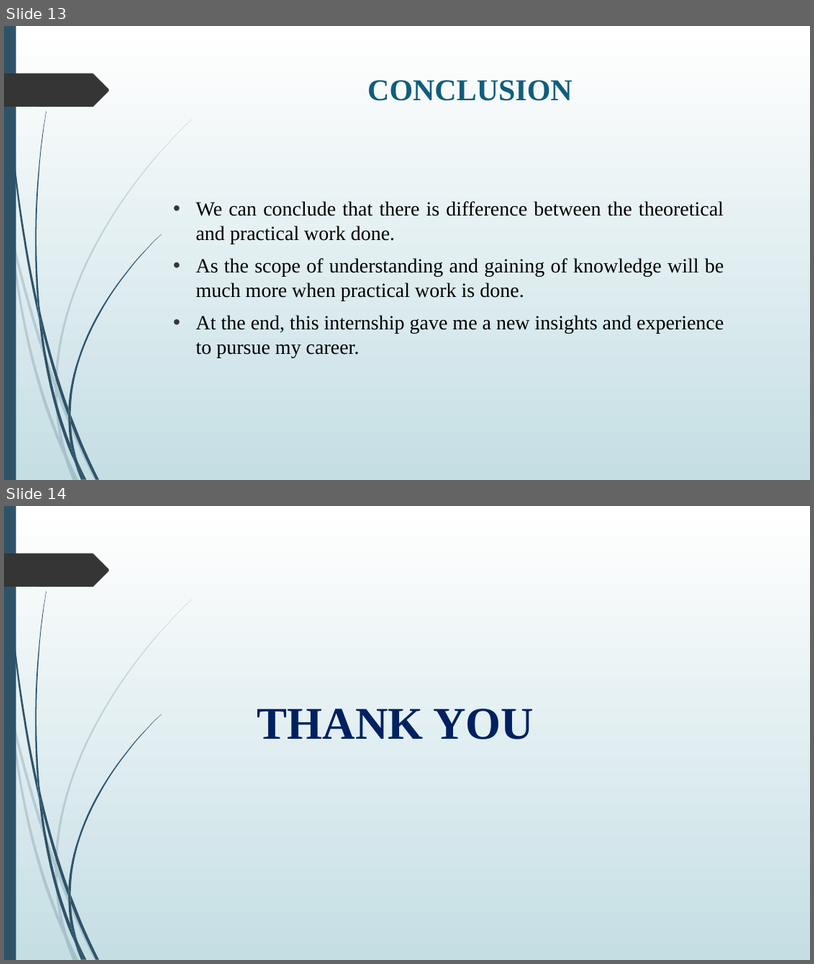
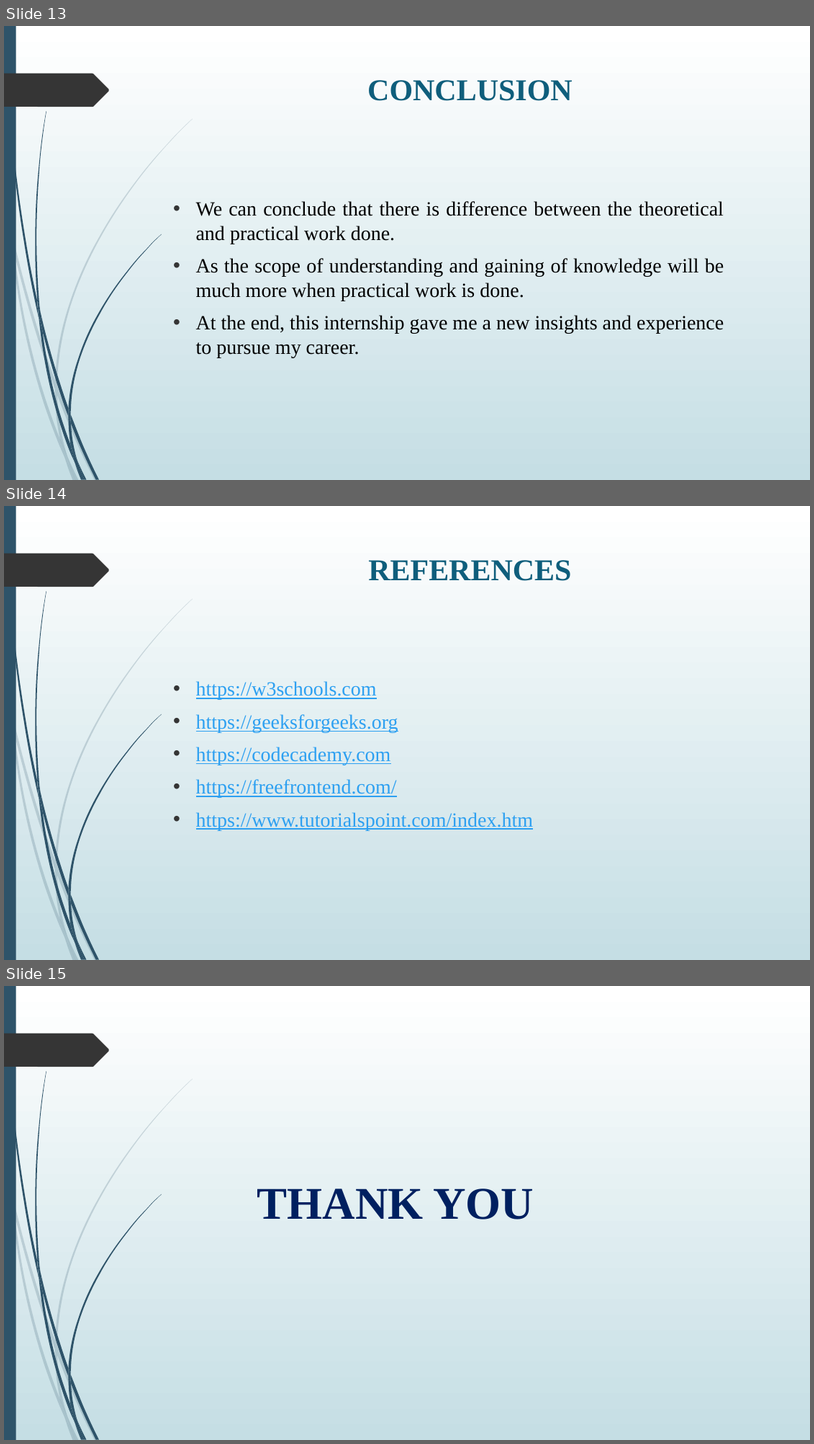
Before and after one commit to Harshith5S/VDP_Solutions, a slide deck: presentation.pptx. Shown one above the other, each under a label of ours: slides 13 and 14 before the commit, slides 13, 14 and 15 after it. The pictures are 814x964 and 814x1444 pixels, drawn with LibreOffice and Linux fonts; fonts in the diff are those of the drawing. Boxes give left, top, right and bottom in pixels: in the first picture for what was removed or moved away, otherwise in the second. Text is boxed around its words. In the diff, an @@ line names an element or a change of style, - is before the commit and + after.

```diff
--- a/presentation.pptx
+++ b/presentation.pptx
@@ slide 14 added at [4, 506, 810, 960], background gradient #FFFFFF to #C5DEE5; not listed: 24 template elements that a slide beside it also shows @@
@@ title added at [368, 560, 571, 581], 36 pt, text #0F5E7C, bold @@
+REFERENCES
@@ text added at [196, 681, 533, 830], 24 pt, text #2DA0F1, underline @@
+• https://w3schools.com
+• https://geeksforgeeks.org
+• https://codecademy.com
+• https://freefrontend.com/
+• https://www.tutorialspoint.com/index.htm
@@ what was slide 14 is now slide 15 @@
```
Also in this commit, not shown: 9 slides changed, 1 other slide added, 1 slide removed, 1 other file.
